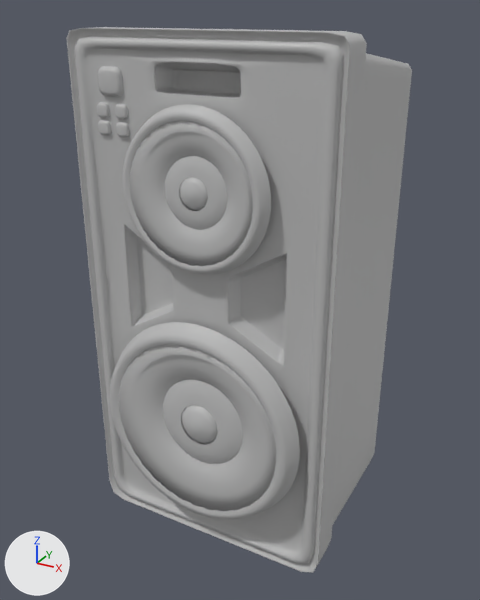
Before and after pictures for a commit that changed the FBX model Cat_Symphony/Assets/3D_Assets/Assets/Bocina 1.fbx.
Before and after are seen from a camera (50 mm lens) standing at (3.66, -5.93, 4.44) and looking at (-0.04, 0.8, 1.08). The axes (+X, +Y, +Z) are drawn at lower left. The lights are the same throughout. Where no turn or scale is listed for an object, it has been applied to the vertices.

Objects in the first picture: 'pCube1', 'pasted__pSphere2', 'pasted__pasted__pSphere2'.
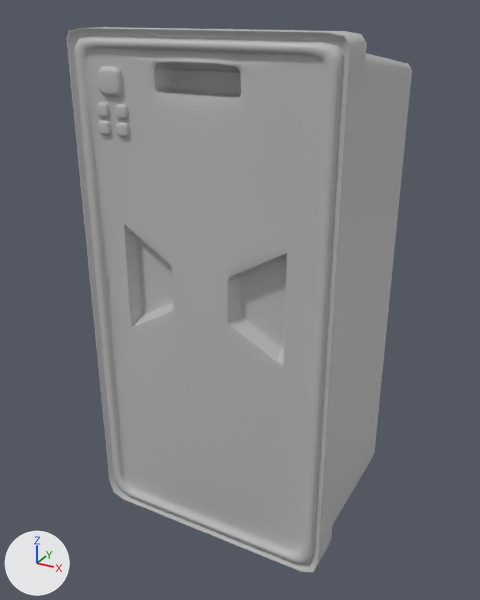
The change, as a diff of the scene's bpy script:
```diff
--- a/Cat_Symphony/Assets/3D_Assets/Assets/Bocina 1.fbx.py
+++ b/Cat_Symphony/Assets/3D_Assets/Assets/Bocina 1.fbx.py
@@ ob_pasted__psphere2 @@
-ob_pasted__psphere2 = bpy.data.objects.new('pasted__pSphere2', me_mesh_001)
-ob_pasted__psphere2.location = (0.0, -0.33, -0.12)
@@ ob_pasted__pasted__psphere2 @@
-ob_pasted__pasted__psphere2 = bpy.data.objects.new('pasted__pasted__pSphere2', me_mesh)
-ob_pasted__pasted__psphere2.location = (0.0, -0.3, 2.69)
```

What differs and where, as boxes [x1, y1, x2, y2] in the pictures (480 x 600 px):
'pasted__pSphere2', deleted: before [110, 322, 300, 519]
    faces in mat_pasted__pasted__lambert1_013 (grey #bcbcbc): [110, 322, 300, 519]
    faces in mat_lambert1 (grey #bcbcbc): [182, 405, 218, 443]
'pasted__pasted__pSphere2', deleted: before [123, 104, 271, 274]
    faces in mat_pasted__pasted__pasted__lambert1_013 (grey #bcbcbc): [123, 104, 271, 274]
    faces in mat_lambert1 (grey #bcbcbc): [180, 177, 208, 211]
